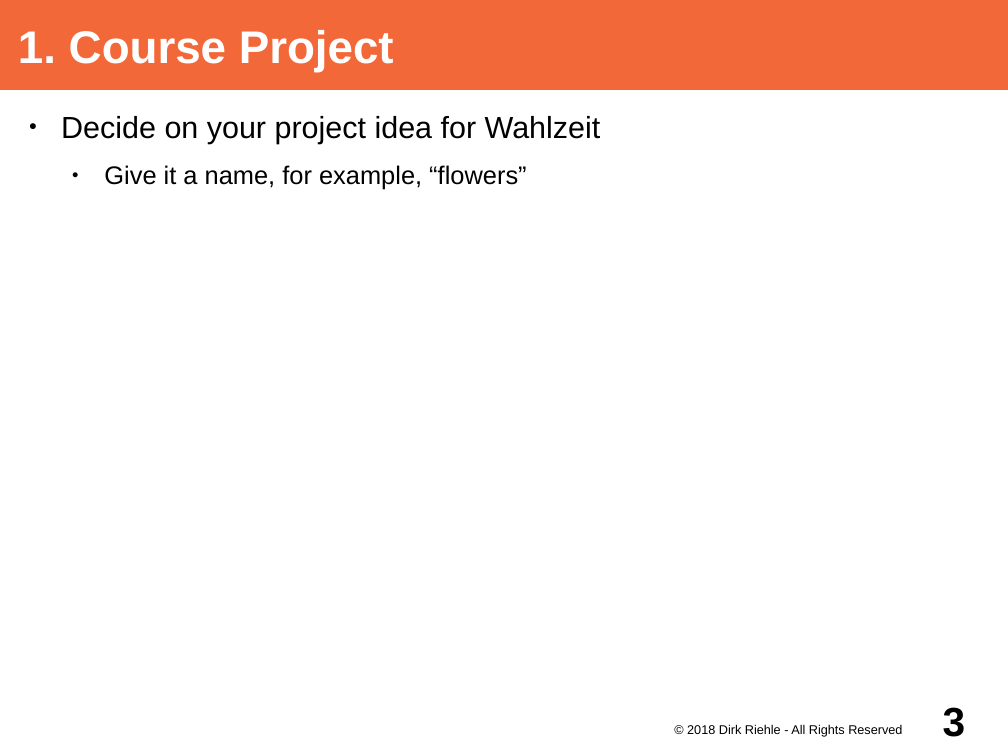
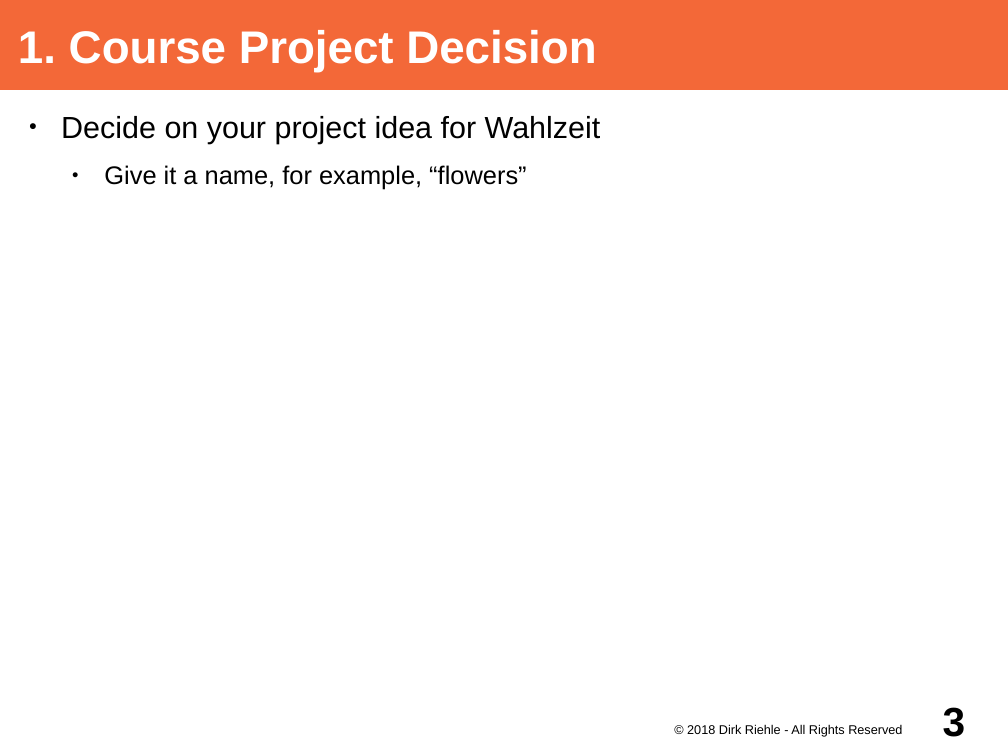
Before and after one commit to dirkriehle/adap-course, a slide deck: slide 3 of Lecture slides/ADAP A03 - Project Set-up.odp. Drawn at 1008x756 pixels with LibreOffice and Linux fonts; fonts in the diff are those of the drawing. Boxes give left, top, right and bottom in pixels: in the first picture for what was removed or moved away, otherwise in the second. Text is boxed around its words. In the diff, an @@ line names an element or a change of style, - is before the commit and + after.

```diff
--- a/Lecture slides/ADAP A03 - Project Set-up.odp
+++ b/Lecture slides/ADAP A03 - Project Set-up.odp
@@ title at box(18, 30, 596, 72): text changed @@
-1. Course Project
+1. Course Project Decision
```
Also in this commit, not shown: 6 other slides changed, 1 slide added, 3 slides removed, 17 other files.
